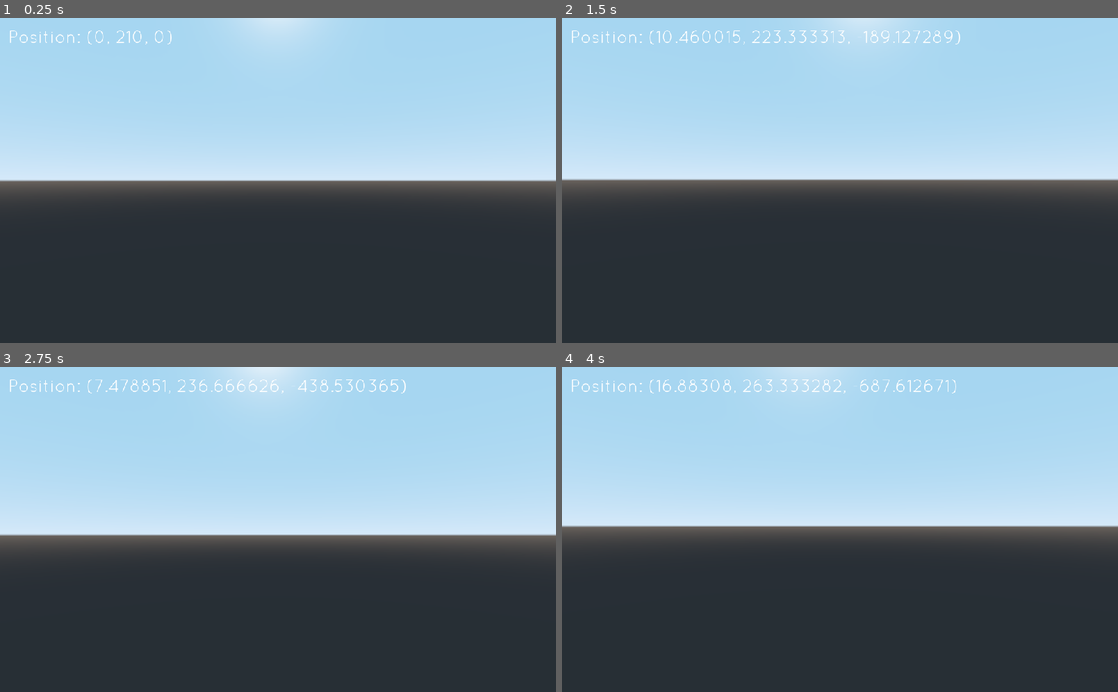
Above: before the commit, frames 1-4 (two rows, left to right).
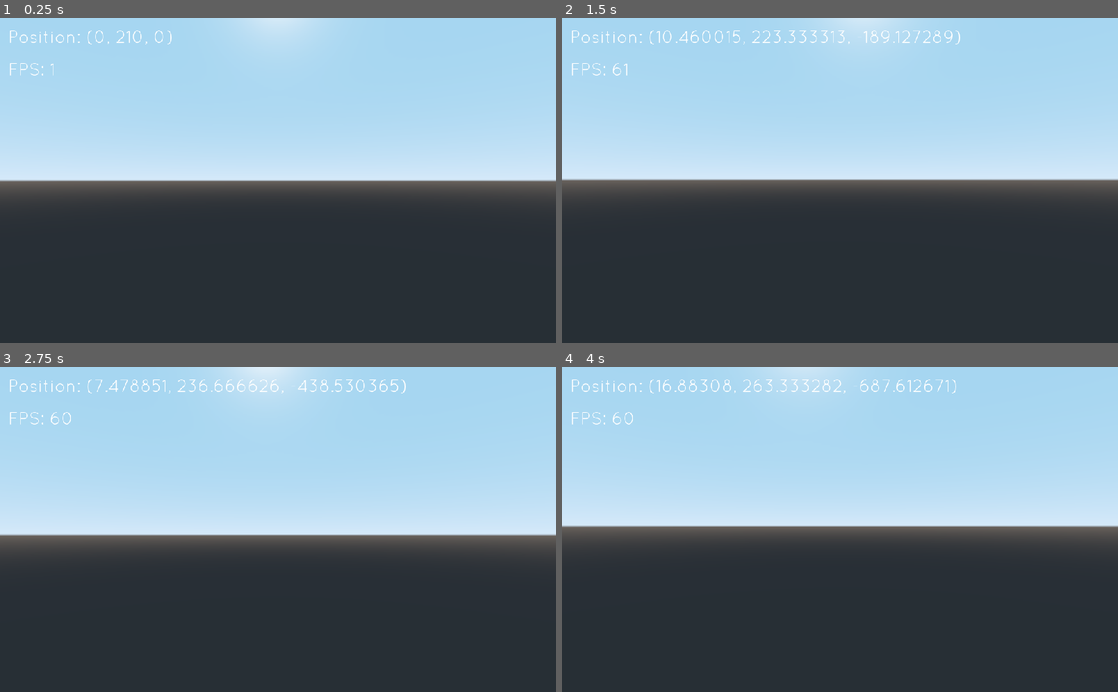
Above: after the commit, the same moments.

Repository: aacitelli/Birdwatch
Game: Godot game, scene res://Core/Main.tscn
Same seed, same stepped clock (60 frames per second), same inputs: the game is played once before the commit and once after it.
Inputs (mouse positions are in pixels of both pictures, inside the frame that each line leads up to):
- Up to frame 1 (0.25 s): no input
- Up to frame 2 (1.5 s): tap Enter at 0.5 s; move the mouse to (867, 180) at 0.52 s; hold W (move_forward) from 0.53 s (still down); tap Space (jump) at 0.77 s; move the mouse to (812, 180) at 1.27 s
- Up to frame 3 (2.75 s): keep holding W (move_forward); tap Space (jump) at 1.52 s; move the mouse to (289, 523) at 2.02 s
- Up to frame 4 (4 s): keep holding W (move_forward); move the mouse to (834, 536) at 2.77 s; tap Space (jump) at 3.02, 3.77 s; move the mouse to (878, 532) at 3.52 s

The runs differ from the first frame. In frame 1, less than 0.1% of the frame differs, in the area x 1-10%, y 13-18%; in frame 2, less than 0.1%; in frame 3, less than 0.1%, in the area x 1-13%, y 13-18%; in frame 4, less than 0.1%.

Commit message:
Implemented basic threading

Diff:
--- a/Entities/Player/Player.gd
+++ b/Entities/Player/Player.gd
@@ -26,6 +26,7 @@
 
 func _process(_delta):
 	$CanvasLayer/Position.text = "Position: " + str(self.translation)
+	$CanvasLayer/FPS.text = "FPS: " + str(Engine.get_frames_per_second())
 
 func process_input(_delta):
 
--- a/Entities/Player/Player.tscn
+++ b/Entities/Player/Player.tscn
@@ -34,3 +34,13 @@
 __meta__ = {
 "_edit_use_anchors_": false
 }
+
+[node name="FPS" type="RichTextLabel" parent="CanvasLayer"]
+margin_left = 15.0
+margin_top = 75.0
+margin_right = 900.0
+margin_bottom = 120.0
+custom_fonts/normal_font = ExtResource( 4 )
+__meta__ = {
+"_edit_use_anchors_": false
+}
--- a/WorldGen/World.gd
+++ b/WorldGen/World.gd
@@ -2,7 +2,7 @@
 
 # Chunk-related constants
 const chunk_size = 4.0
-const chunk_load_radius = 8
+const chunk_load_radius = 16
 const num_vertices_per_chunk = 8.0
 
 # Height & Moisture Map Generation
@@ -19,6 +19,10 @@
 # Vector2 representing player grid position
 var player_pos
 
+# Thread used for terrain generation
+# Without threads, when we do terrain, we'd basically be locking the main thread everytime we generate a chunk, because we need to go through all of that. With threads, the chunk generation function basically waits until the main thread isn't busy and completes that function. So,
+var thread
+
 # TODO: I have a lot of places where I could spread the work of one frame across several for more consistent framerate. Fix these.
 
 # Generated once at the beginning of runtime, which is better for development because I change stuff so much. We make t …(221 unchanged characters)…
@@ -42,6 +46,9 @@
 	moisture_map_noise.octaves = 4
 	moisture_map_noise.period = 220
 
+	# Thread used for terrain generation so we do it during main thread downtime
+	thread = Thread.new()
+
 	# Update our percentiles list on load time
 	generate_percentiles()
 
@@ -51,10 +58,13 @@
 	if chunks.has(chunk_key) or unready_chunks.has(chunk_key):
 		return
 
+	# Wait until the thread is done to go ahead and do this
+	if thread.is_active():
+		thread.wait_to_finish()
 	chunks_loading_this_frame += 1
 	unready_chunks[chunk_key] = 1
-	# print("Calling load_chunk on key " + str(chunk_key))
-	load_chunk(chunk_key)
+	# print("Starting thread @ load_chunk " + str(chunk_key))
+	var _error = thread.start(self, "load_chunk", chunk_key)
 
 # Initialize chunk and add it to the tree when we get idle time
 func load_chunk(chunk_key):
@@ -66,7 +76,6 @@
 func load_done(chunk):
 	add_child(chunk)
 	var chunk_key = Vector2(chunk.x / chunk_size, chunk.z / chunk_size)
-	# print("Chunk " + str(chunk_key) + " done loading. Appending to our list of chunks.")
 	chunks[chunk_key] = chunk
 	unready_chunks.erase(chunk_key)
 
--- a/project.godot
+++ b/project.godot
@@ -23,10 +23,6 @@
 config/name="Birdwatch"
 run/main_scene="res://Core/Main.tscn"
 config/icon="res://icon.png"
-
-[debug]
-
-settings/stdout/print_fps=true
 
 [display]
 
